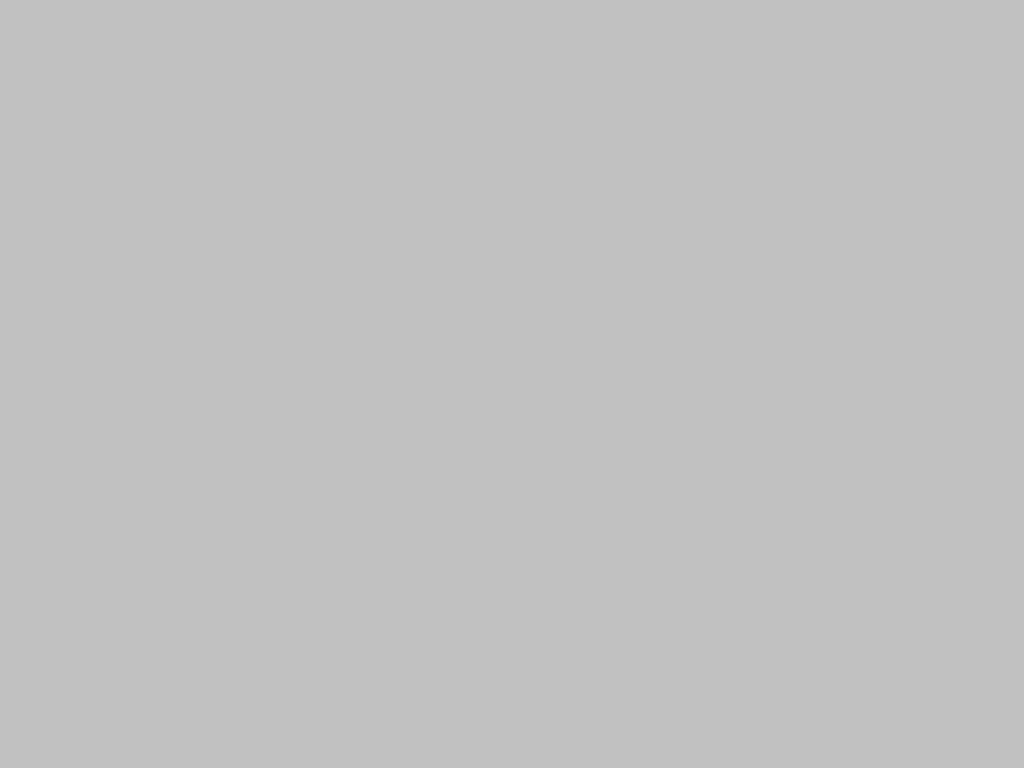
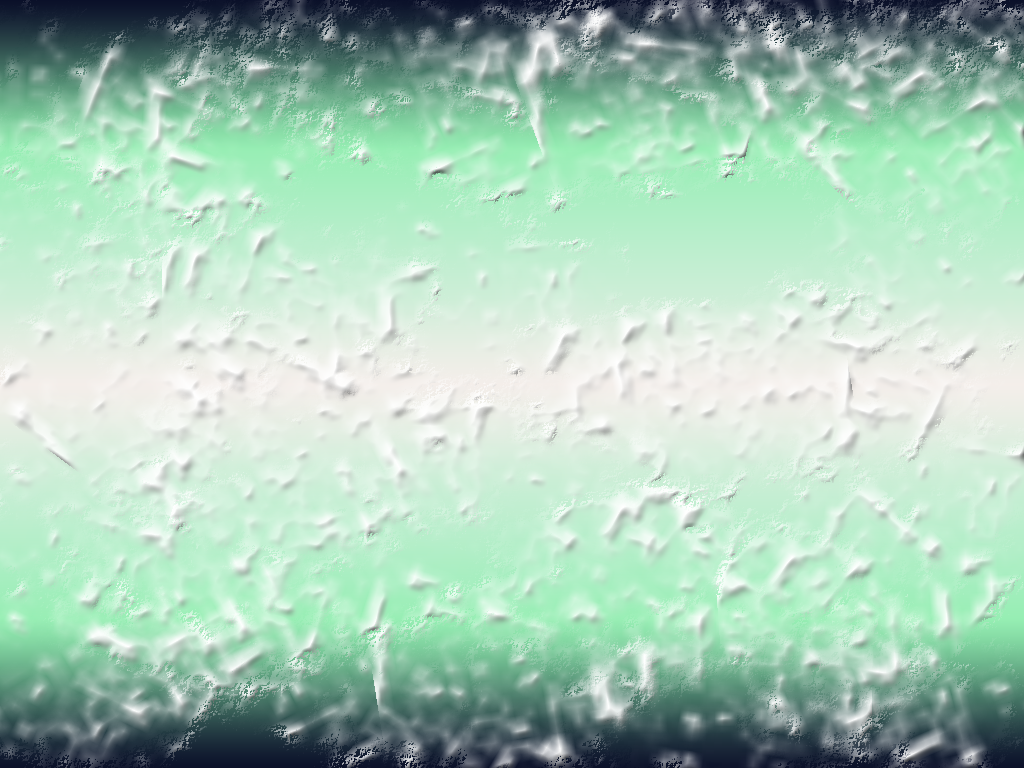
Two versions of the same layered image (1024x768). Layer-by-layer changes:
hid "Layer 2" over box(0, 0, 1024, 768)
unmasked "Gradient Fill 1" over box(0, 0, 1024, 768)
